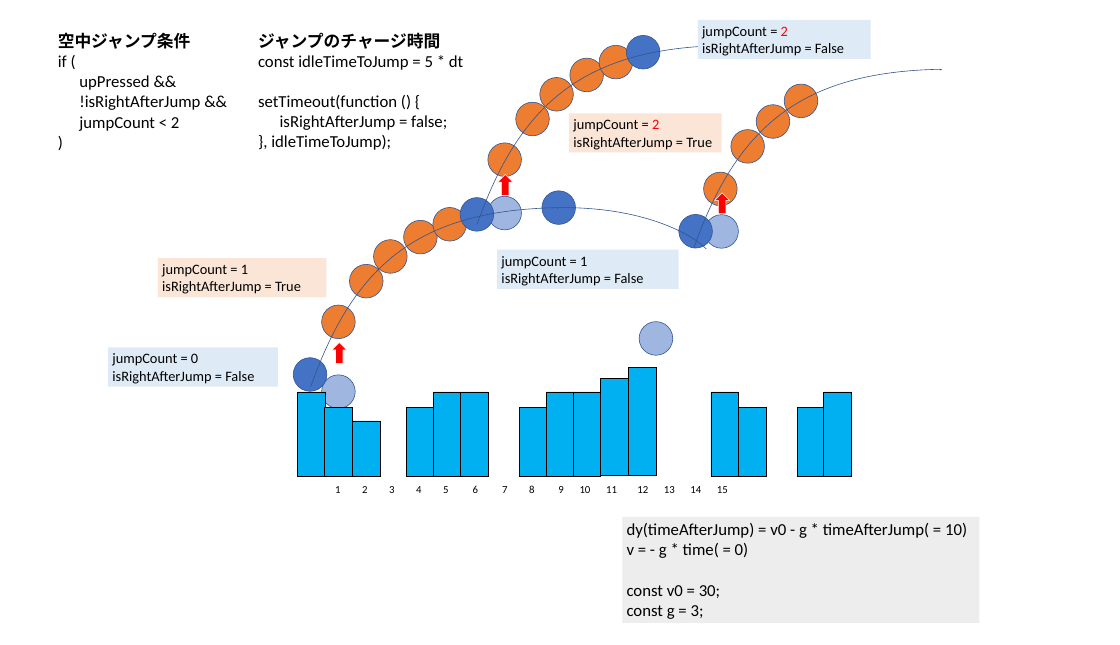
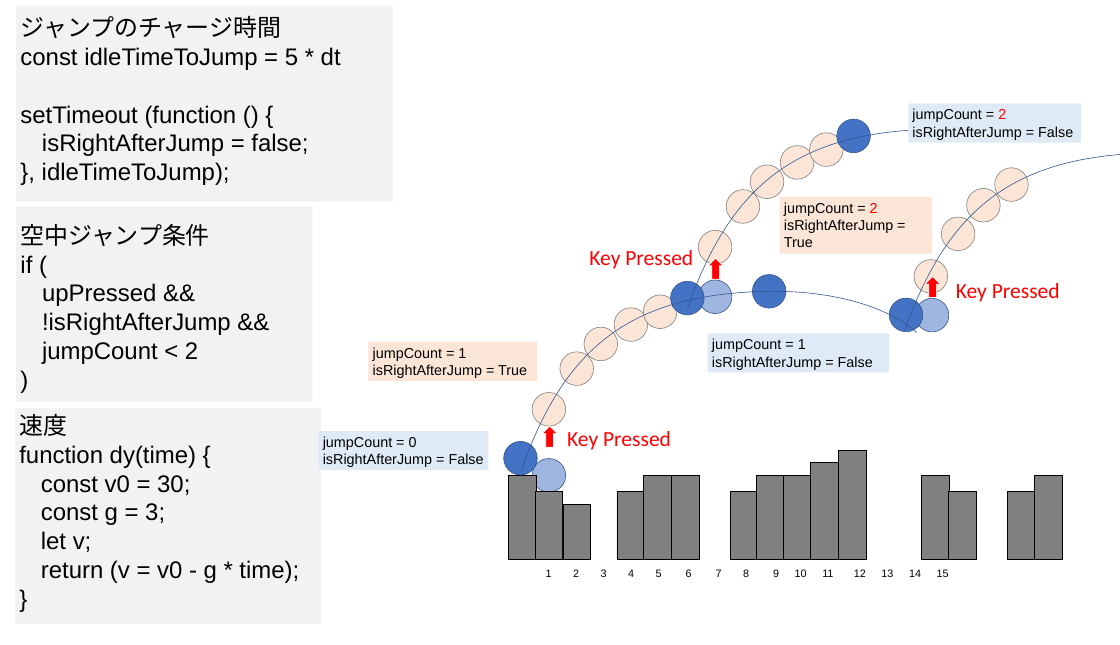
Before and after one commit to ynitami/BikeRider, a slide deck: slide 4 of プレゼンテーション1.pptx. Drawn at 1120x645 pixels with LibreOffice and Linux fonts; fonts in the diff are those of the drawing. Boxes give left, top, right and bottom in pixels: in the first picture for what was removed or moved away, otherwise in the second. Text is boxed around its words. In the diff, an @@ line names an element or a change of style, - is before the commit and + after.

Commit message:
main_jump0.jsでワープジャンプに戻す

```diff
--- a/プレゼンテーション1.pptx
+++ b/プレゼンテーション1.pptx
@@ text "ジャンプのチャージ時間": place and size @@
-text "ジャンプのチャージ時間" at (258,32,463,150)
+text "ジャンプのチャージ時間" at (20,16,341,185)
@@ rectangle added at (16,6,393,201), fill #F2F2F2 @@
@@ text at (20,16,341,185): size 28 to 40 pt in "ジャンプのチャージ時間", "const idleTimeToJump = 5 * dt", "isRightAfterJump = false;", "}, idleTimeToJump);"; bold off in "ジャンプのチャージ時間"; font Calibri to Arial in "const idleTimeToJump = 5 * dt", "isRightAfterJump = false;", "}, idleTimeToJump);" @@
@@ text at (20,105,237,128): text changed; size 28 to 40 pt; font Calibri to Arial @@
-setTimeout(function () {
+setTimeout (function () {
@@ font Calibri to Arial in 6 elements at (319,431,488,470), (369,342,537,381), (546,569,949,577), (708,333,889,372), (780,197,932,253), (908,103,1081,143) @@
@@ rectangle added at (16,206,313,402), fill #F2F2F2 @@
@@ 7 ellipses: place and size @@
-7 ellipses at (350,45,737,298)
+7 ellipses at (560,133,948,385)
@@ rectangle "jumpCount = 2": place and size @@
-rectangle "jumpCount = 2" at (569,113,722,153)
+rectangle "jumpCount = 2" at (780,197,932,253)
@@ text "空中ジャンプ条件": place and size @@
-text "空中ジャンプ条件" at (58,32,200,131)
+text "空中ジャンプ条件" at (20,224,231,364)
@@ text "空中ジャンプ条件" at (20,224,231,364): size 28 to 40 pt; bold off in "空中ジャンプ条件"; font Calibri to Arial in "if (", "upPressed &&", "!isRightAfterJump &&", "jumpCount < 2" and 1 more places @@
@@ 19 rectangles, 15 ellipses, 4 freeform shapes, 3 up arrows, 1 text: place and size @@
-19 rectangles, 15 ellipses, 4 freeform shapes, 3 up arrows, 1 text at (108,20,942,493)
+19 rectangles, 15 ellipses, 4 freeform shapes, 3 up arrows, 1 text at (319,103,1120,577)
@@ fill #ED7D31 to #FBE5D6; outline #325491 1 pt to #808080 1 pt in 14 elements at (614,308,648,341), (643,295,677,328), (560,352,594,385), (914,260,948,293), (942,217,975,250), (995,168,1029,201), (780,146,814,179), (810,133,843,166), (726,190,760,223), (584,327,618,361), (532,392,566,426), (967,188,1001,222), (751,165,784,199), (698,230,732,264) @@
@@ text added at (589,250,693,269), 36 pt, text #FF0000 @@
+Key Pressed
@@ text added at (956,283,1060,302), 36 pt, text #FF0000 @@
+Key Pressed
@@ ellipse removed at (639,322,673,355) @@
@@ text "速度": place and size @@
-text "速度" at (623,517,980,623)
+text "速度" at (19,414,299,583)
@@ text "速度" at (19,414,299,583): fill #EDEDED to none @@
@@ rectangle added at (15,408,321,623), fill #F2F2F2 @@
@@ text at (19,414,196,468): text changed; size 28 to 40 pt; font Calibri to Arial @@
-dy(timeAfterJump) = v0 - g * timeAfterJump( = 10)
-v = - g * time( = 0)
+速度
+function dy(time) {
@@ text added at (567,431,671,450), 36 pt, text #FF0000 @@
+Key Pressed
@@ text at (41,475,190,525): size 28 to 40 pt, font Calibri to Arial in "const v0 = 30;", "const g = 3;"; list level 1 to 2 in "const v0 = 30;"; list level 1 to 2 in "const g = 3;" @@
@@ fill #00B0F0 to #808080 in 15 elements at (508,476,536,560), (535,491,563,560), (563,505,591,560), (617,491,645,560), (644,476,672,560), (783,476,811,560), (921,476,949,560), (949,491,977,560), (1007,491,1036,560), (1034,476,1062,560), (671,476,699,560), (811,462,839,560), (838,451,867,559), (730,491,758,560), (757,476,785,560) @@
@@ text at (41,531,299,583): paragraphs added @@
+  let v;
+  return (v = v0 - g * time);
+}
```
Also in this commit, not shown: 3 slides added, 3 slides removed, 2 other files.
